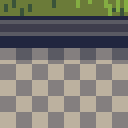
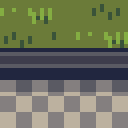
Layer changes from the first w=128, h=128 image to the second:
painted on "herbe" over (x1=0, y1=0, x2=128, y2=48)
painted on "Arrière-plan" over (x1=0, y1=16, x2=128, y2=92)
